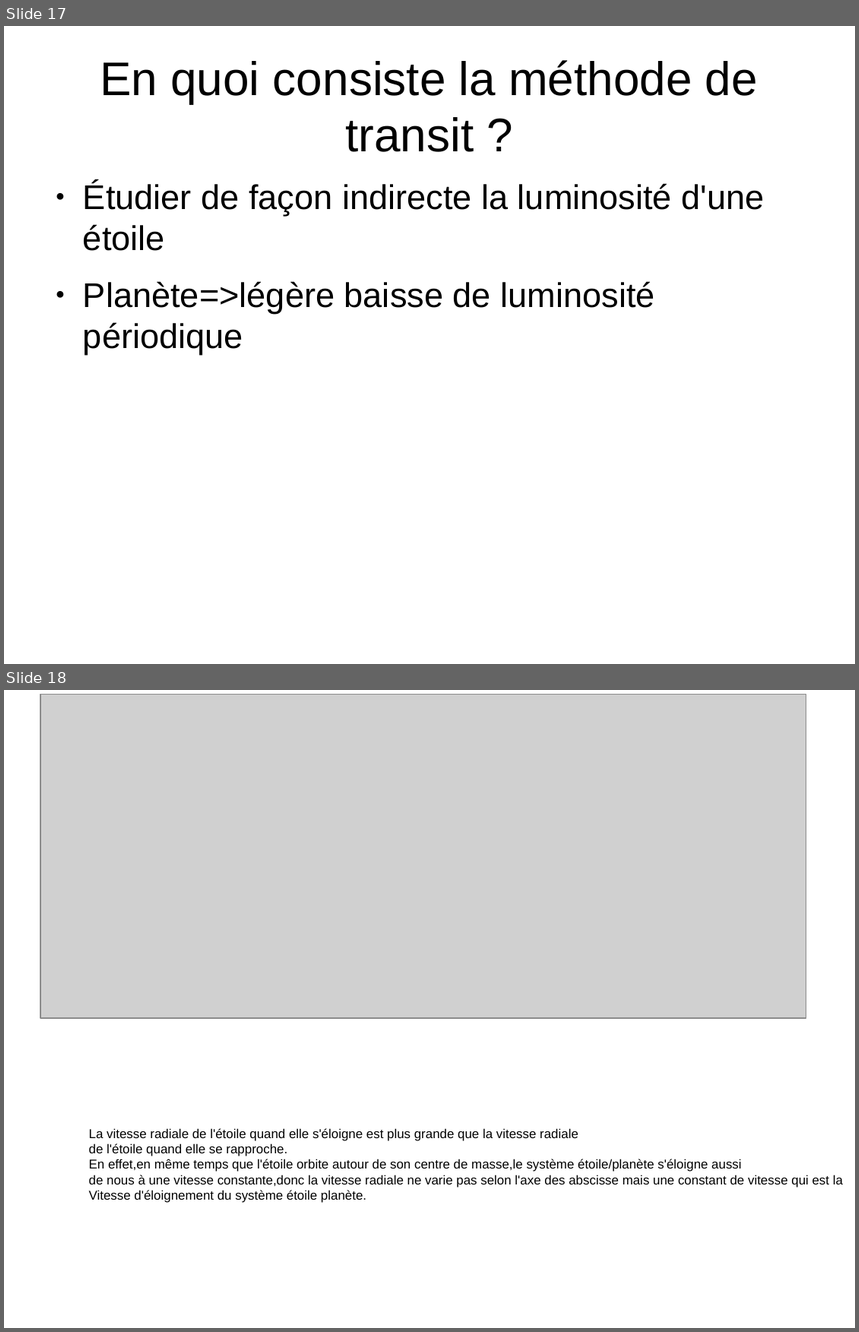
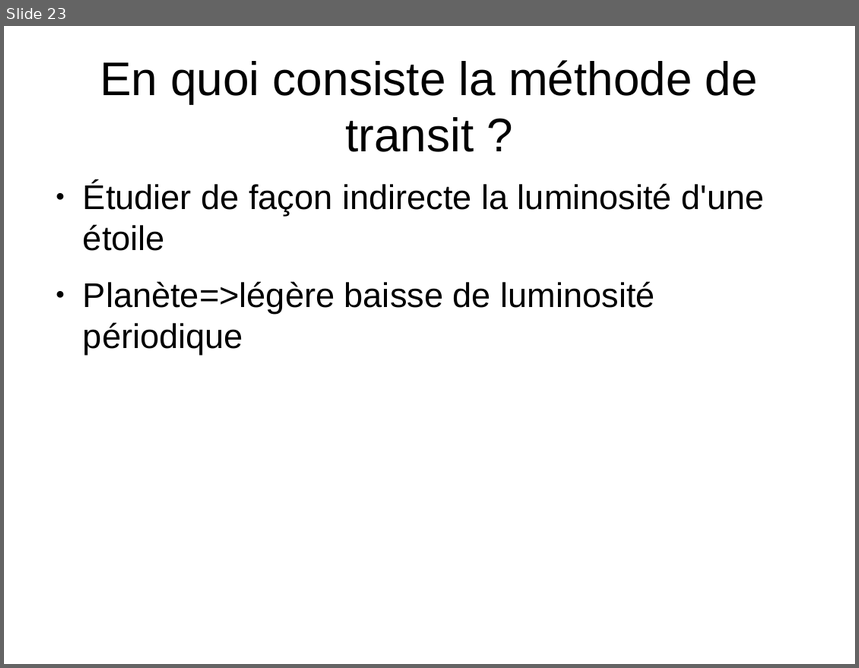
Before and after one commit to ARE-UPMC/are-gravite-2017-exoplantes-maxz, a slide deck: podcast.odp. Shown one above the other, each under a label of ours: slides 17 and 18 before the commit, slide 23 after it. The pictures are 859x1332 and 859x668 pixels, drawn with LibreOffice and Linux fonts; fonts in the diff are those of the drawing; grey boxes stand for pictures. Boxes give left, top, right and bottom in pixels: in the first picture for what was removed or moved away, otherwise in the second. Text is boxed around its words. In the diff, an @@ line names an element or a change of style, - is before the commit and + after.

```diff
--- a/podcast.odp
+++ b/podcast.odp
@@ slide 18 removed at (x1=4, y1=690, x2=855, y2=1328), background #FFFFFF @@
@@ picture removed at (x1=40, y1=694, x2=807, y2=1018) @@
@@ text removed at (x1=89, y1=1129, x2=843, y2=1203) @@
-La vitesse radiale de l'étoile quand elle s'éloigne est plus grande que la vitesse radiale
-de l'étoile quand elle se rapproche.
-En effet,en même temps que l'étoile orbite autour de son centre de masse,le système étoile/planète s'éloigne aussi
-de nous à une vitesse constante,donc la vitesse radiale ne varie pas selon l'axe des abscisse mais une constant de vitesse qui est la
-Vitesse d'éloignement du système étoile planète.
@@ what was slide 17 is now slide 23 @@
```
Also in this commit, not shown: 6 slides changed, 8 slides added, 1 other slide removed.
